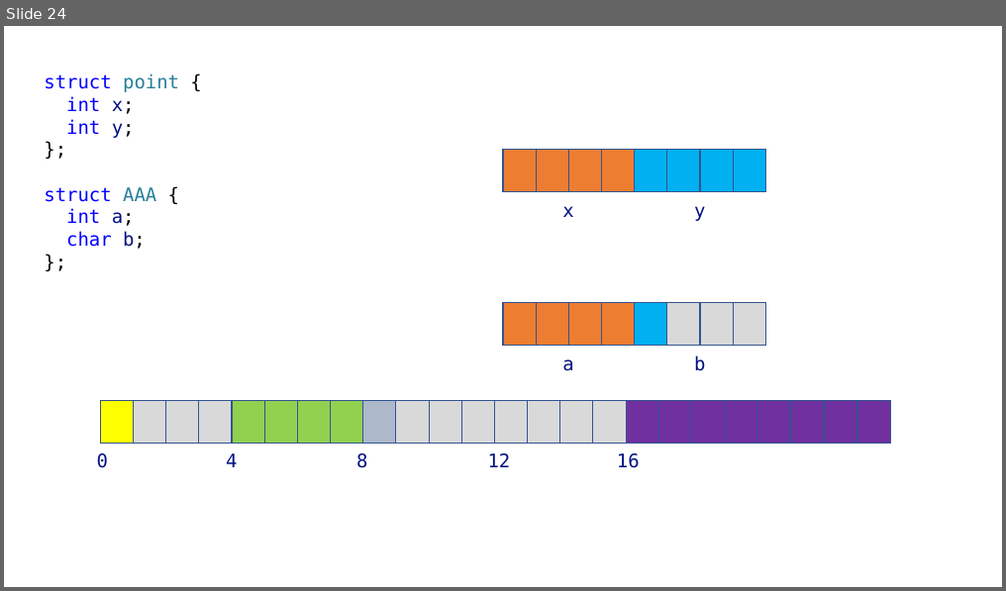
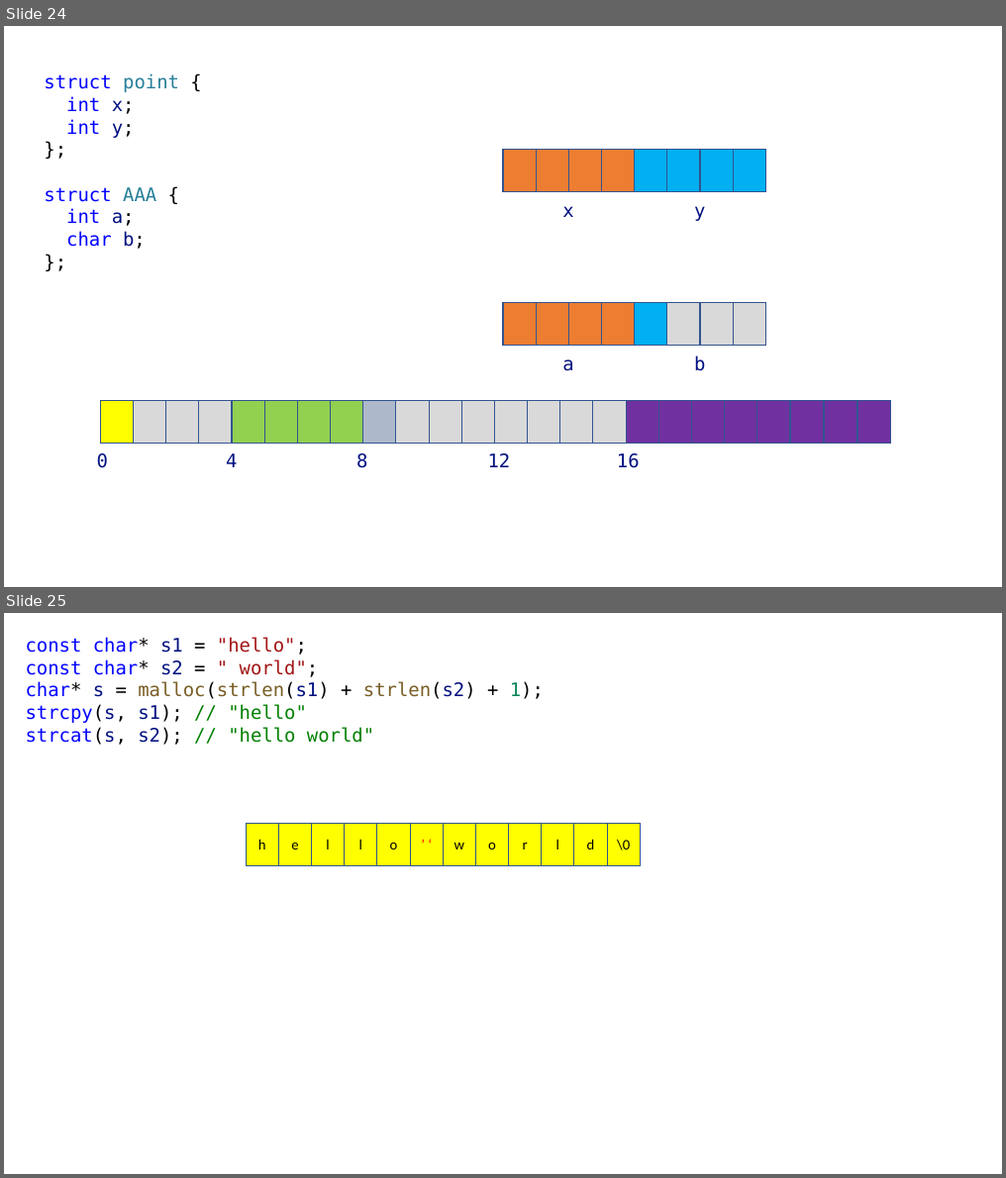
Before and after one commit to yoondev-classroom/hyundai_220510, a slide deck: 220510.pptx. Shown one above the other, each under a label of ours: slide 24 before the commit, slides 24 and 25 after it. The pictures are 1006x591 and 1006x1178 pixels, drawn with LibreOffice and Linux fonts; fonts in the diff are those of the drawing. Boxes give left, top, right and bottom in pixels: in the first picture for what was removed or moved away, otherwise in the second. Text is boxed around its words. In the diff, an @@ line names an element or a change of style, - is before the commit and + after.

```diff
--- a/220510.pptx
+++ b/220510.pptx
@@ slide 25 added at box(4, 613, 1002, 1174), background #FFFFFF @@
@@ text added at box(26, 637, 544, 745), 18 pt, text #0000FF @@
+const char* s1 = "hello";
+const char* s2 = " world";
+char* s = malloc(strlen(s1) + strlen(s2) + 1);
+strcpy(s, s1); // "hello"
+strcat(s, s2); // "hello world"
@@ rectangle added at box(246, 823, 279, 866), fill #FFFF00, outline #325491 1 pt, 14 pt, text #000000 @@
+h
@@ rectangle added at box(279, 823, 312, 866), fill #FFFF00, outline #325491 1 pt, 14 pt, text #000000 @@
+e
@@ rectangle added at box(312, 823, 345, 866), fill #FFFF00, outline #325491 1 pt, 14 pt, text #000000 @@
+l
@@ rectangle added at box(345, 823, 377, 866), fill #FFFF00, outline #325491 1 pt, 14 pt, text #000000 @@
+l
@@ rectangle added at box(377, 823, 411, 866), fill #FFFF00, outline #325491 1 pt, 14 pt, text #000000 @@
+o
@@ rectangle added at box(410, 823, 443, 866), fill #FFFF00, outline #325491 1 pt, 14 pt, text #FF0000 @@
+’ ‘
@@ rectangle added at box(443, 823, 475, 866), fill #FFFF00, outline #325491 1 pt, 14 pt, text #000000 @@
+w
@@ rectangle added at box(475, 823, 509, 866), fill #FFFF00, outline #325491 1 pt, 14 pt, text #000000 @@
+o
@@ rectangle added at box(509, 823, 542, 866), fill #FFFF00, outline #325491 1 pt, 14 pt, text #000000 @@
+r
@@ rectangle added at box(542, 823, 574, 866), fill #FFFF00, outline #325491 1 pt, 14 pt, text #000000 @@
+l
@@ rectangle added at box(574, 823, 607, 866), fill #FFFF00, outline #325491 1 pt, 14 pt, text #000000 @@
+d
@@ rectangle added at box(607, 823, 641, 866), fill #FFFF00, outline #325491 1 pt, 14 pt, text #000000 @@
+\0
```
Also in this commit, not shown: 7 other files.
